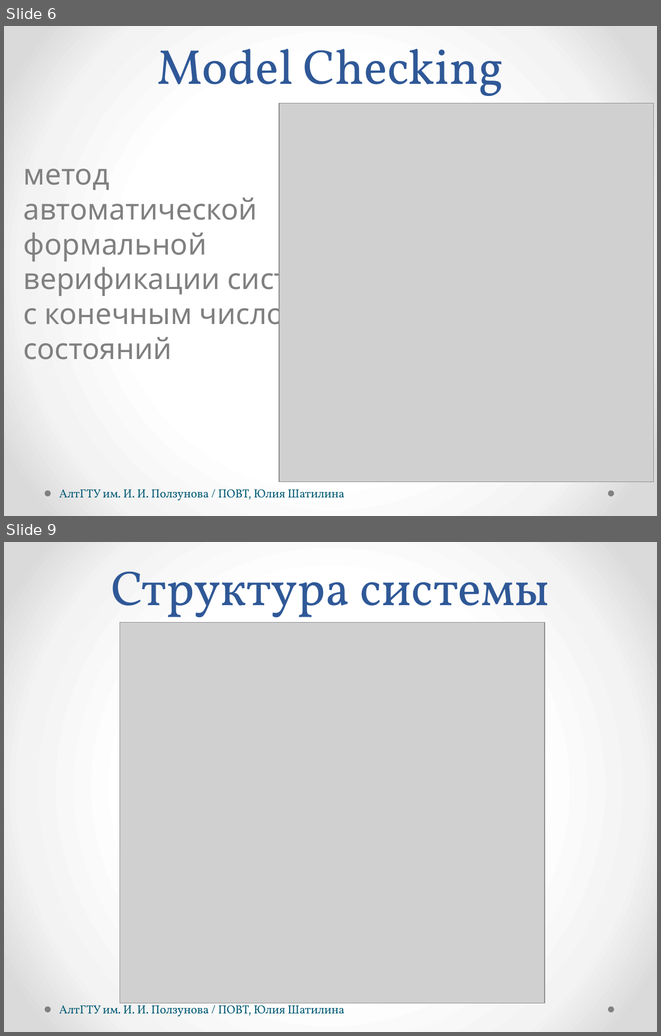
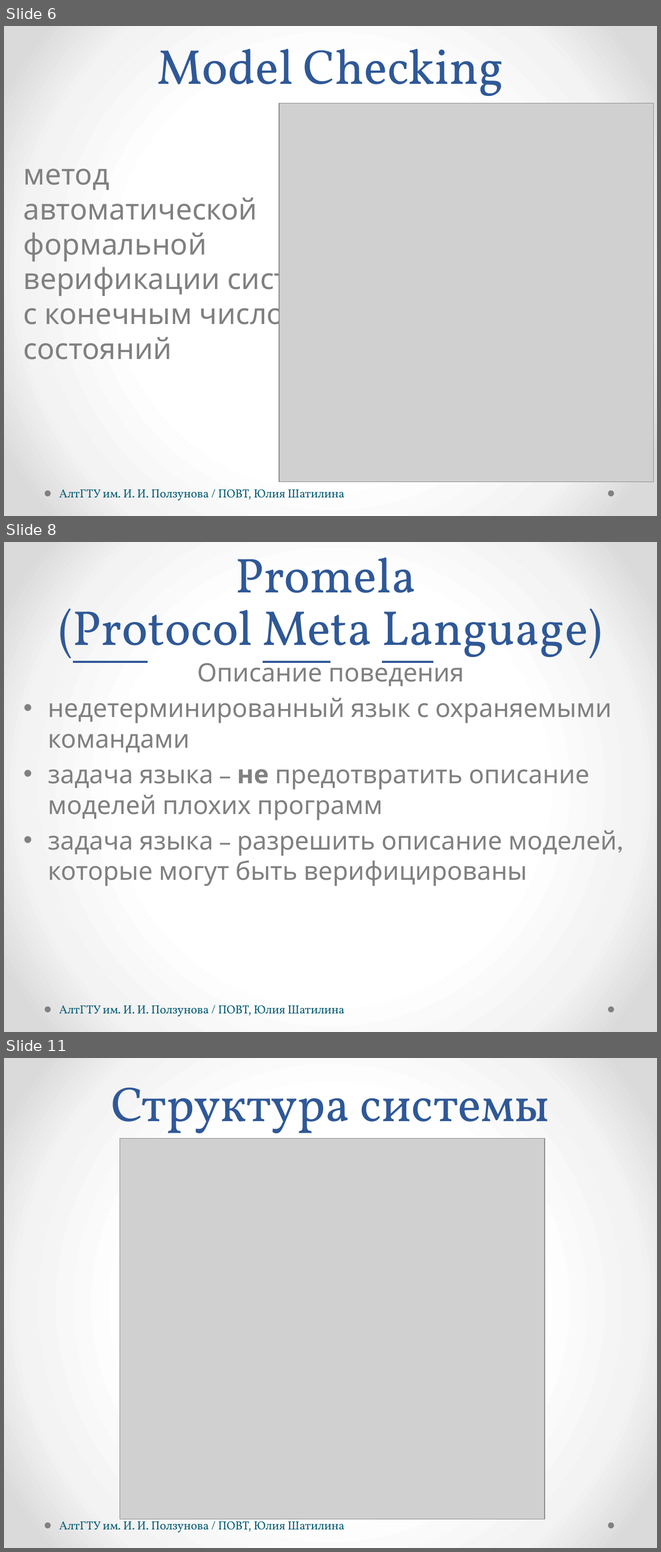
Before and after one commit to hisohito/proto-doc, a slide deck: shatilina.pptx. Shown one above the other, each under a label of ours: slides 6 and 9 before the commit, slides 6, 8 and 11 after it; the slides between them are not shown. The pictures are 661x1036 and 661x1552 pixels, drawn with LibreOffice and Linux fonts; fonts in the diff are those of the drawing; grey boxes stand for pictures. Boxes give left, top, right and bottom in pixels: in the first picture for what was removed or moved away, otherwise in the second. Text is boxed around its words. In the diff, an @@ line names an element or a change of style, - is before the commit and + after.

```diff
--- a/shatilina.pptx
+++ b/shatilina.pptx
@@ slide 8 added at <box>4,542,657,1032</box>, background gradient #FFFFFF to #F4F4F4 to #DADADA; not listed: 2 template elements that a slide beside it also shows @@
@@ title added at <box>59,557,602,667</box>, 54 pt, text #2F5897 @@
+Promela
+(Protocol Meta Language)
@@ text added at <box>48,661,617,886</box>, 28 pt, text #808080 @@
+Описание поведения
+• недетерминированный язык с охраняемыми командами
+• задача языка – не предотвратить описание моделей плохих программ
+• задача языка – разрешить описание моделей, которые могут быть верифицированы
@@ text added at <box>59,1005,344,1016</box>, 13 pt, text #045C75 @@
+АлтГТУ им. И. И. Ползунова / ПОВТ, Юлия Шатилина
@@ what was slide 9 is now slide 11 @@
```
Also in this commit, not shown: 2 slides changed, 2 other slides added, 1 slide removed, 2 other files.
